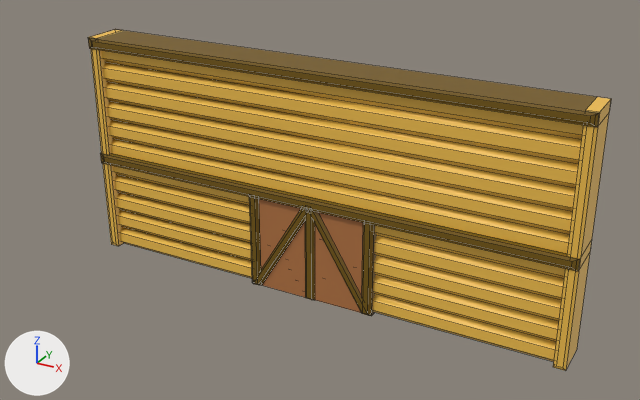
The FBX model Armadillo/Assets/Assets/Environment/Buildings/Wide Building.fbx as it was, and as the next commit left it.
Rendered twice from a 50 mm camera at (0.183, -0.326, 0.214) aimed at (0.009, -0.01, 0.056). Lighting does not change. The marker at lower left points along +X, +Y and +Z. Mesh edges are drawn as thin lines. Where no turn or scale is listed for an object, it has been applied to the vertices. Vertices at the same position are counted once.
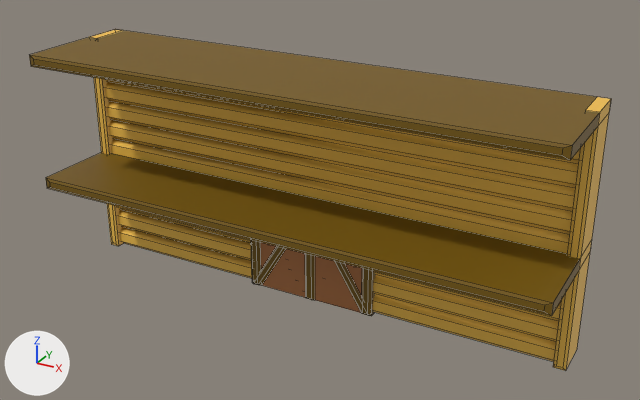
Where the newer file only moved an object's origin or applied its transform, the numbers keep the older frame.

The change, as a list of edits to the scene's bpy script:
```text
Change me_mesh:
    where me_mesh.from_pydata(...)  # 204 vertices, 196 faces; spans x -0.123..0.123, y -0.01..0.01, z -0.001..0.112
    used by ob_polysurface50; location = (0.0, 0.0045, 0.0006)
    me_mesh part 1: the loose piece of 12 vertices spanning x -0.123..0.123, y -0.01..0.01, z 0.107..0.112 is scaled about its middle by (1, 2.88, 1), then moved by (0.0, -0.02, 0.0)
    me_mesh part 2: the loose piece of 12 vertices spanning x -0.123..0.123, y -0.01..0.01, z 0.047..0.052 is scaled about its middle by (1, 2.88, 1), then moved by (0.0, -0.02, 0.0)
```

Changed parts and their boxes [x1, y1, x2, y2] in the pictures (640 x 400 px; the box of a moved part takes in the faces that stretch with it):
'polySurface50', reshaped (11% wider): before [88, 29, 611, 371]; after [29, 29, 611, 371]
part 1 of me_mesh, moved or reshaped: before [88, 29, 609, 127]; after [29, 29, 609, 160]
part 2 of me_mesh, moved or reshaped: before [100, 152, 580, 271]; after [46, 152, 580, 316]
